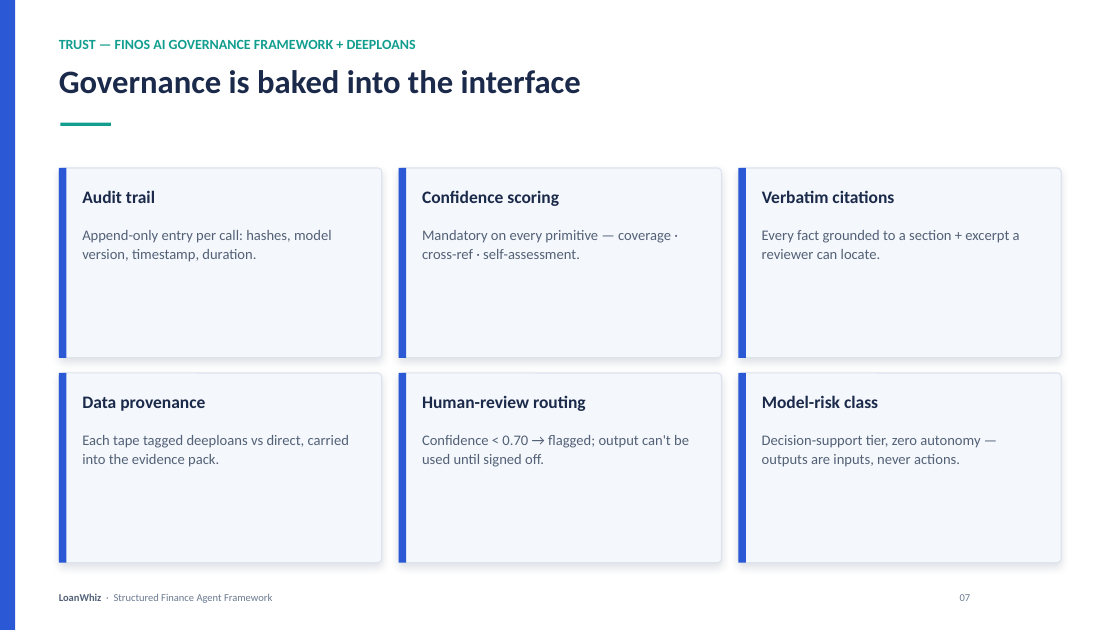
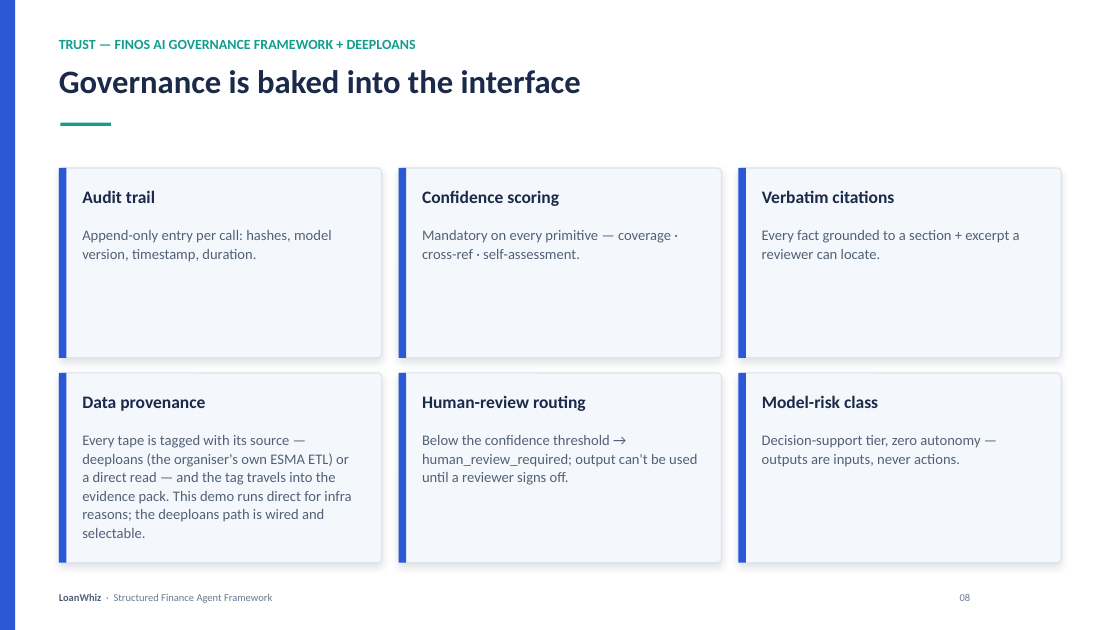
Before and after one commit to waafirio/loanwhiz, a slide deck: slide 8 of presentation/LoanWhiz-Presentation.pptx (slide 7 before the commit). Drawn at 1120x630 pixels with LibreOffice and Linux fonts; fonts in the diff are those of the drawing. Boxes give left, top, right and bottom in pixels: in the first picture for what was removed or moved away, otherwise in the second. Text is boxed around its words. In the diff, an @@ line names an element or a change of style, - is before the commit and + after.

Commit message:
docs(demo): honest deeploans-or-direct provenance; real-data MCP terminal; cards
Deck (loanwhiz-deck.json -> re-rendered pptx): provenance is now honest -- every
tape is tagged deeploans OR direct, selectable per deal; this demo runs direct
(the deeploans path is wired but its backend is not stood up here). Three cards
and the closing summary corrected from the prior "ingested through deeploans on
the live path" overclaim.

MCP terminal (demo/ + web/public/mcp-terminal.html): data_source shows
"direct (deeploans path wired)"; the covenant step now shows
reserve_fund_shortfall_trigger OK (100% funded), 3/3 in compliance, reflecting
the B4 fix. Waterfall step already consistent with the reconstructed ledger.

Add the demo card PNGs (white background, Waafir green/gold accents),
build_cards.py generator, the bundled demo video, and the library map.

```diff
--- a/presentation/LoanWhiz-Presentation.pptx
+++ b/presentation/LoanWhiz-Presentation.pptx
@@ text at <box>82,435,351,538</box>: text changed @@
-Each tape tagged deeploans vs direct, carried into the evidence pack.
+Every tape is tagged with its source — deeploans (the organiser's own ESMA ETL) or a direct read — and the tag travels into the evidence pack. This demo runs direct for infra reasons; the deeploans path is wired and selectable.
@@ text at <box>422,435,697,485</box>: text changed @@
-Confidence < 0.70 → flagged; output can't be used until signed off.
+Below the confidence threshold → human_review_required; output can't be used until a reviewer signs off.
@@ text at <box>960,594,971,601</box>: text changed @@
-07
+08
```
Also in this commit, not shown: 6 other slides changed, 1 slide added, 13 other files.
